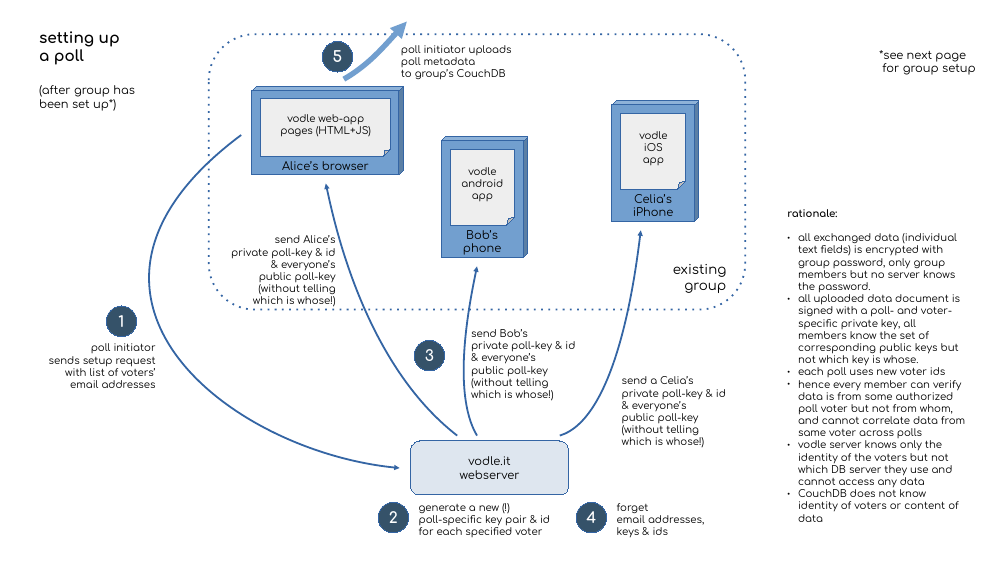
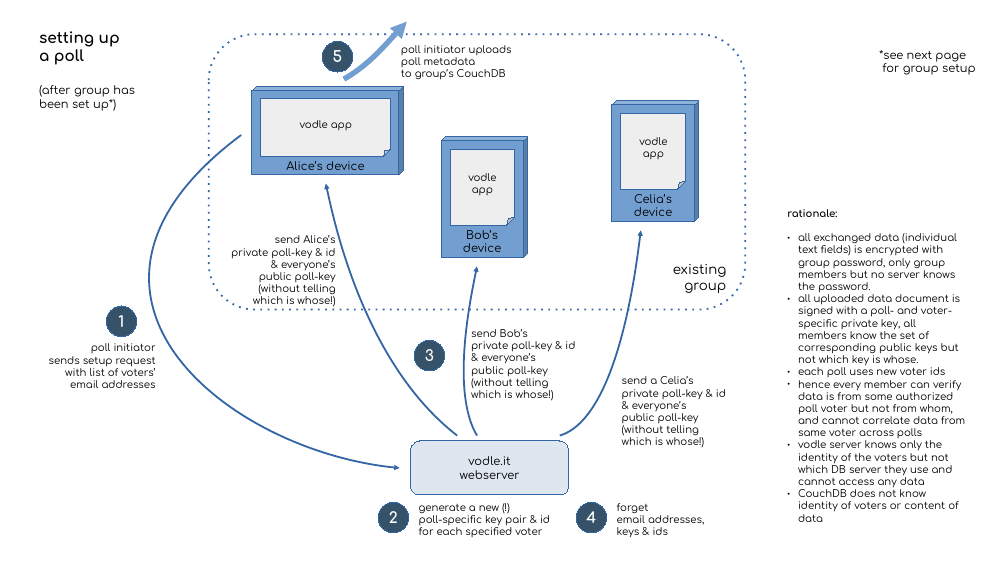
Before and after one commit to pik-gane/vodle, a slide deck: slide 2 of doc/vodle architecture.odp. Drawn at 1008x567 pixels with LibreOffice and Linux fonts; fonts in the diff are those of the drawing. Boxes give left, top, right and bottom in pixels: in the first picture for what was removed or moved away, otherwise in the second. Text is boxed around its words. In the diff, an @@ line names an element or a change of style, - is before the commit and + after.

```diff
--- a/doc/vodle architecture.odp
+++ b/doc/vodle architecture.odp
@@ text in folded corner at (300,120,352,130): text changed @@
-vodle web-app
-pages (HTML+JS)
+vodle app
@@ text in folded corner at (639,137,667,145): text changed @@
-vodle
-iOS
+vodle
@@ text in cube at (286,156,364,170): text changed @@
-Alice’s browser
+Alice’s device
@@ text in folded corner at (468,173,496,181): text changed @@
-vodle
-android
+vodle
@@ text in cube at (634,189,672,216): text changed @@
-Celia’s
-iPhone
+Celia’s
+device
@@ text in cube at (463,225,501,252): text changed @@
-Bob’s
-phone
+Bob’s
+device
```
Also in this commit, not shown: 1 other slide changed, 1 other file.
